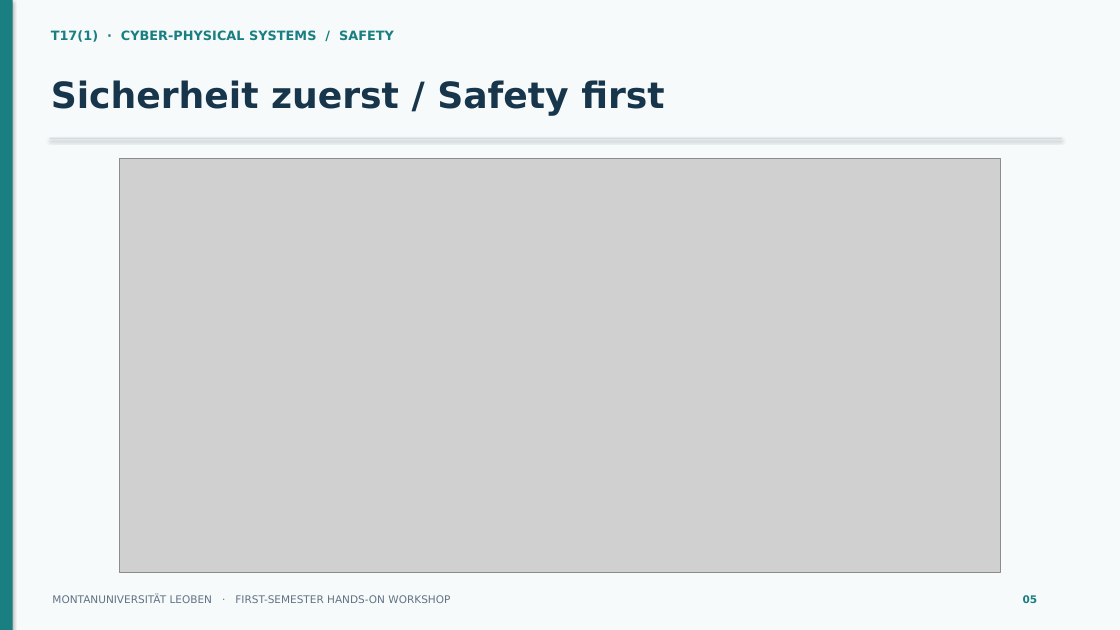
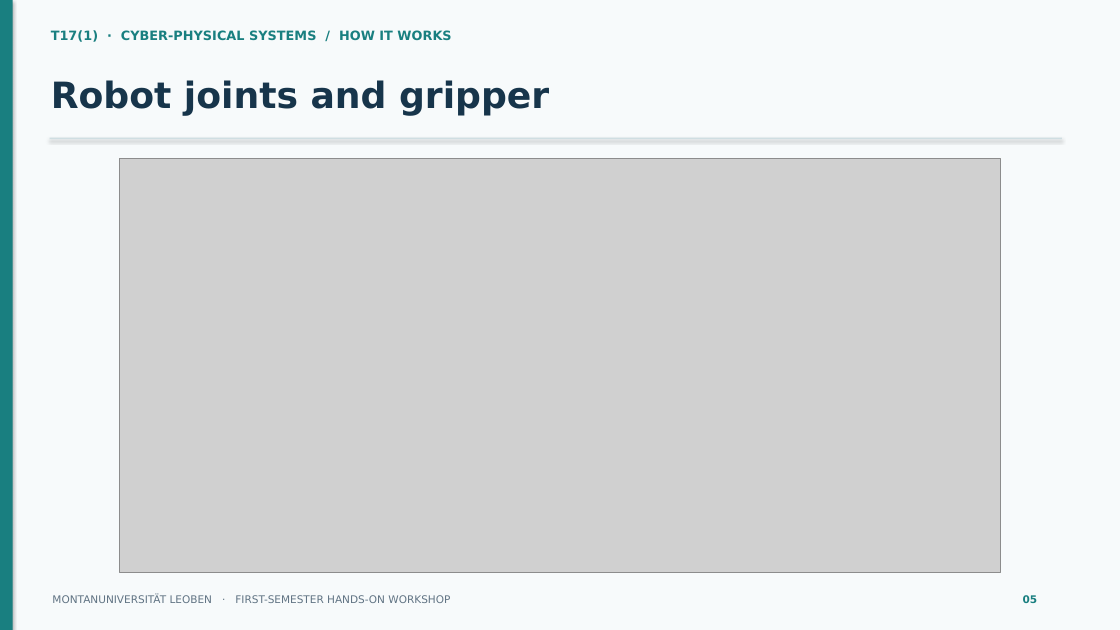
Before and after one commit to mul-cps/teaching-exciting-science-2026, a slide deck: slide 5 of docs/workshop-slides.pptx. Drawn at 1120x630 pixels with LibreOffice and Linux fonts; fonts in the diff are those of the drawing; grey boxes stand for pictures. Boxes give left, top, right and bottom in pixels: in the first picture for what was removed or moved away, otherwise in the second. Text is boxed around its words. In the diff, an @@ line names an element or a change of style, - is before the commit and + after.

Commit message:
Prepare four-hour sorting workshop materials and offline student handout

```diff
--- a/docs/workshop-slides.pptx
+++ b/docs/workshop-slides.pptx
@@ text at (51, 30, 451, 42): text changed @@
-T17(1) · CYBER-PHYSICAL SYSTEMS / SAFETY
+T17(1) · CYBER-PHYSICAL SYSTEMS / HOW IT WORKS
@@ text at (51, 80, 549, 115): text changed @@
-Sicherheit zuerst / Safety first
+Robot joints and gripper
```
Also in this commit, not shown: 7 other slides changed, 12 slides removed, 17 other files.
